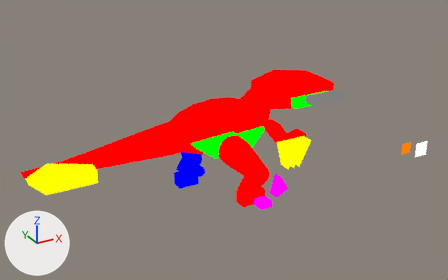
What one commit did to the Blender file assets-source/blender/motion/velociraptor-walk.blend.
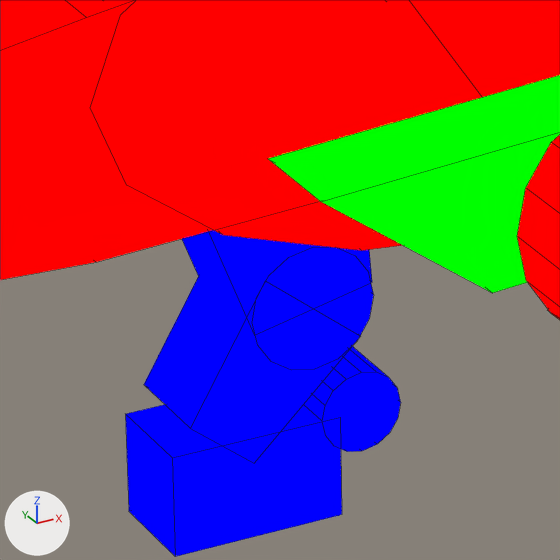
Each version is shown whole from a 50 mm lens placed at (-1.01, -77.26, 46.91), pointed at (35.57, -10.74, 13.65), then close up on the part from 36% to 50% of the width and 45% to 68% of the height. Arrows for +X, +Y and +Z are at lower left; the lights stay in place. The older version's two pictures come first. Both versions are drawn at full value of the shape key 'walk_04' of 'DinoTycoon_Motion_velociraptor_walk_far_tip'; the numbers are the values there. The close-ups show mesh edges as thin lines.

Objects in the first close-up: 'DinoTycoon_Motion_velociraptor_walk_belly', 'DinoTycoon_Motion_velociraptor_walk_far_0', 'DinoTycoon_Motion_velociraptor_walk_far_1', 'DinoTycoon_Motion_velociraptor_walk_far_foot', 'DinoTycoon_Motion_velociraptor_walk_far_joint_1', 'DinoTycoon_Motion_velociraptor_walk_far_tip', 'DinoTycoon_Motion_velociraptor_walk_near_joint_0', 'DinoTycoon_Motion_velociraptor_walk_tail', 'DinoTycoon_Motion_velociraptor_walk_trunk'.
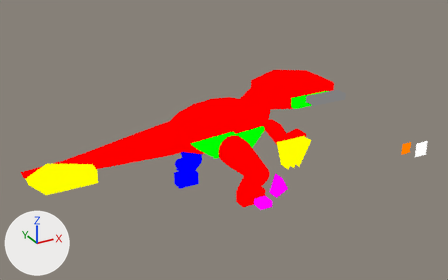
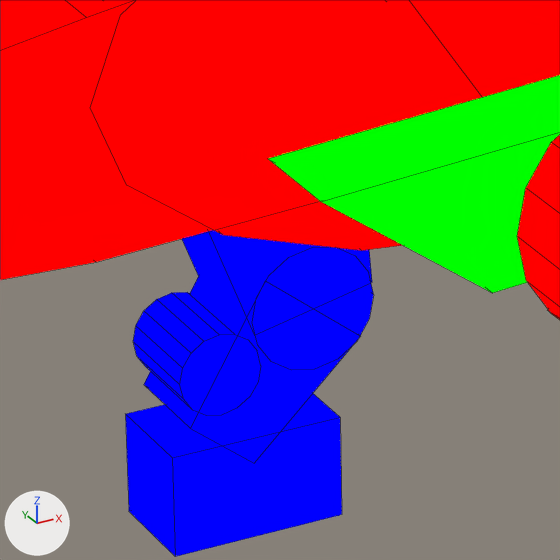
Pixel boxes (x1, y1, x2, y2) of what changed, in the close-ups (560 x 560 px):
```json
{"object": "DinoTycoon_Motion_velociraptor_walk_far_tip", "change": "moved", "before": [303, 346, 401, 452], "after": [133, 292, 261, 416]}
```

Edits to the scene script, one JSON object a line:
```json
{"block": "me_dinotycoon_motion_velociraptor_walk_sample_far_tip", "where": "# used by ob_dinotycoon_motion_velociraptor_walk_far_tip; location = (0.0, 0.0, 0.0)"}
{"op": "remove", "block": "me_dinotycoon_motion_velociraptor_walk_sample_far_tip", "code": "me_dinotycoon_motion_velociraptor_walk_sample_far_tip.from_pydata(...)  # 32 vertices, 18 faces; spans x 38.07..39.67, y 3.0..5.0, z 1.2..2.8"}
{"op": "add", "block": "me_dinotycoon_motion_velociraptor_walk_sample_far_tip", "code": "me_dinotycoon_motion_velociraptor_walk_sample_far_tip.from_pydata(...)  # 32 vertices, 18 faces; spans x 35.26..36.86, y 3.0..5.0, z 2.61..4.21"}
{"block": "me_dinotycoon_motion_velociraptor_walk_sample_far_tip", "change": "me_dinotycoon_motion_velociraptor_walk_sample_far_tip part 1: the whole mesh is moved by (-2.81, 0.0, 1.41)"}
```
